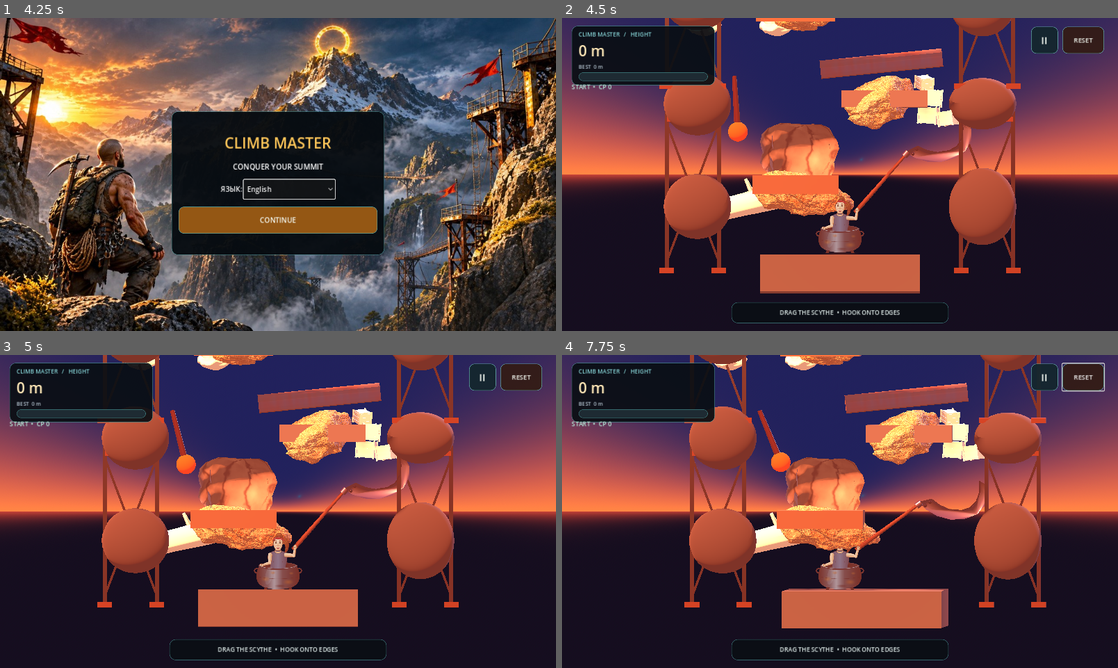
Above: before the commit, frames 1-4 (two rows, left to right).
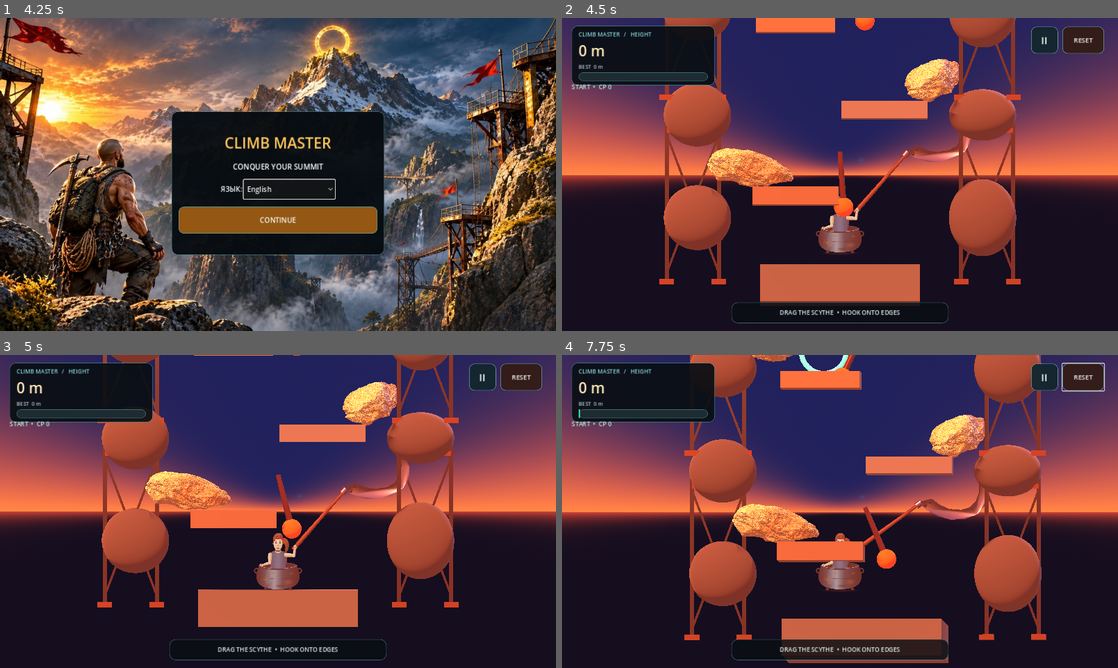
Above: after the commit, the same moments.

Repository: uchihabaha05-del/CLIMB-MASTER
Game: Godot game, scene res://scenes/main.tscn
Two runs of this game, one before a commit and one after it. Both use one fixed random seed, a clock stepped at 60 frames per second and the inputs below.
Inputs (mouse positions are in pixels of both pictures, inside the frame that each line leads up to):
- Up to frame 1 (4.25 s): click "II" at 0.5 s; click "СБРОС" at 1.25 s; click "II" at 2 s; click "Русский" at 2.75 s; click "ПРОДОЛЖИТЬ" at 3.5 s
- Up to frame 2 (4.5 s): click "CONTINUE" at 4.25 s
- Up to frame 3 (5 s): no input
- Up to frame 4 (7.75 s): click "II" at 5 s; click "CONTINUE CLIMBING" at 5.75 s; click "RESET" at 6.5 s; move the mouse to (962, 495) at 7.27 s; click (962, 495) at 7.42 s

Frame 1 is identical in both runs. In frame 2, 18% of the frame differs, in the area x 0-100%, y 0-91%; in frame 3, 9.1%; in frame 4, 32%, in the area x 0-100%, y 0-99%.

Commit message:
Rebuild climbing route with clear alternating handholds

Diff:
--- a/scripts/main.gd
+++ b/scripts/main.gd
@@ -48,9 +48,9 @@
 
 func _ready() -> void:
     _build_world()
+    # One coherent route system: footholds, scanned rock faces and timed hazards.
+    # The old imported pack and second asset course duplicated the same climbing lane.
     _build_photogrammetry_boulders()
-    _build_imported_obstacles()
-    _build_asset_course()
     _build_industrial_structures()
     _build_checkpoints()
     _build_obstacles()
@@ -156,13 +156,15 @@
         push_warning("Photogrammetry boulder could not be loaded.")
         return
 
+    # Scanned boulders sit just outside alternating footholds. Their edges are
+    # reachable with the scythe, while the middle of the route stays readable.
     var placements: Array[Dictionary] = [
-        {"position": Vector3(-1.45, 1.25, -0.28), "rotation": Vector3(0.12, 0.35, -0.18), "scale": 2.65},
-        {"position": Vector3(1.45, 4.25, -0.32), "rotation": Vector3(-0.16, 1.15, 0.22), "scale": 2.85},
-        {"position": Vector3(-1.4, 7.25, -0.30), "rotation": Vector3(0.08, 2.1, -0.12), "scale": 2.7},
-        {"position": Vector3(1.4, 10.15, -0.32), "rotation": Vector3(-0.1, 0.55, 0.16), "scale": 2.9},
-        {"position": Vector3(-1.45, 13.25, -0.28), "rotation": Vector3(0.14, 1.65, -0.2), "scale": 2.75},
-        {"position": Vector3(1.45, 16.35, -0.30), "rotation": Vector3(-0.12, 2.55, 0.14), "scale": 2.85}
+        {"position": Vector3(-3.15, 2.55, -0.22), "rotation": Vector3(0.12, 0.35, -0.18), "scale": 2.25},
+        {"position": Vector3(3.15, 5.45, -0.22), "rotation": Vector3(-0.16, 1.15, 0.22), "scale": 2.30},
+        {"position": Vector3(-3.15, 8.45, -0.22), "rotation": Vector3(0.08, 2.1, -0.12), "scale": 2.28},
+        {"position": Vector3(3.15, 11.45, -0.22), "rotation": Vector3(-0.1, 0.55, 0.16), "scale": 2.32},
+        {"position": Vector3(-3.15, 14.45, -0.22), "rotation": Vector3(0.14, 1.65, -0.2), "scale": 2.28},
+        {"position": Vector3(3.15, 17.45, -0.22), "rotation": Vector3(-0.12, 2.55, 0.14), "scale": 2.30}
     ]
 
     for placement in placements:
@@ -424,10 +426,11 @@
     warning_material.emission = Color(0.8, 0.12, 0.015)
     warning_material.emission_energy_multiplier = 1.1
 
+    # Pendulums guard the gaps between safe ledges, never the landing zones.
     var hazard_data := [
-        {"x": -3.45, "y": 5.75, "phase": 0.0},
-        {"x": 3.45, "y": 11.65, "phase": 1.8},
-        {"x": -3.45, "y": 17.55, "phase": 3.2}
+        {"x": 0.0, "y": 3.65, "phase": 0.0},
+        {"x": 0.0, "y": 9.55, "phase": 1.8},
+        {"x": 0.0, "y": 15.55, "phase": 3.2}
     ]
     for i in range(hazard_data.size()):
         var data: Dictionary = hazard_data[i]
